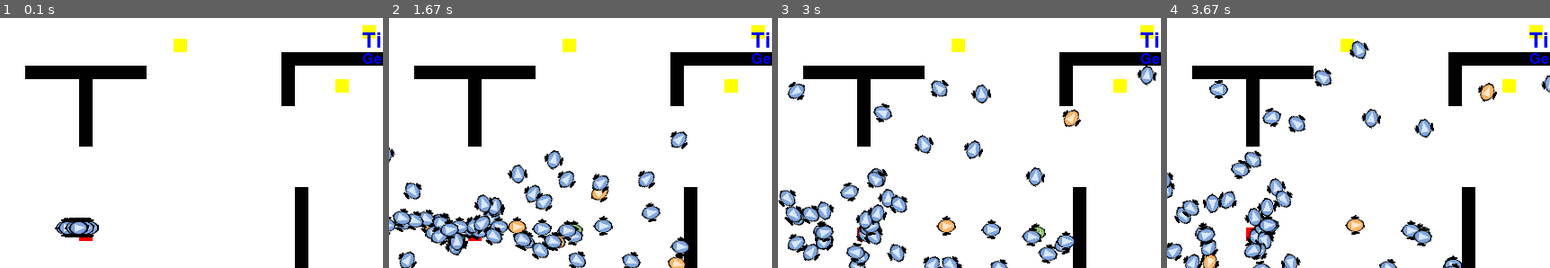
Above: before the commit, frames 1-4 (left to right).
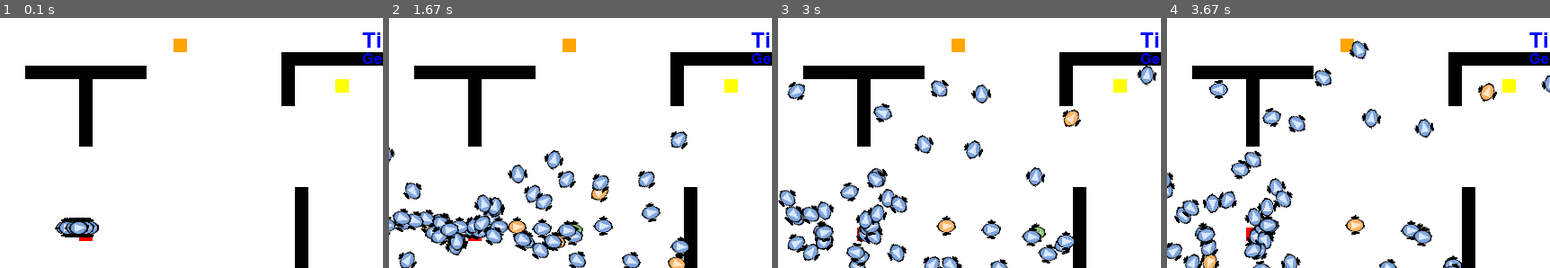
Above: after the commit, the same moments.

Repository: AnishJadoe/bioinspired
Game: pygame game, started from bioinspired/main.py
The game is run twice, just before and just after one commit, with the same random seed, the same clock (stepped at 60 frames per second) and the same inputs.
Inputs:
- Up to frame 1 (0.1 s): no input
- Up to frame 2 (1.67 s): no input
- Up to frame 3 (3 s): no input
- Up to frame 4 (3.67 s): no input
The pictures show only the part of the screen within x 38-88%, y 3-53%; the shares and areas given below are measured in that part.

The runs differ from the first frame. In frame 1, 0.3% of the frame differs, in the area x 45-99%, y 2-14%; in frame 2, 0.3%; in frame 3, 0.3%; in frame 4, 0.3%.

Commit message:
Added Endpos and saving itermediate runs

Diff:
--- a/bioinspired/main.py
+++ b/bioinspired/main.py
@@ -9,7 +9,7 @@
 # seeds = [30,42,50,70,80,100]
 seeds = [30]
 epochs = 250
-time = 30 * 1000 # milliseconds
+time = 60 * 1000 # milliseconds
 n_robots = 80
 ls_cross_rate = [1]
 ls_mut_rate = [0.8]
@@ -24,8 +24,6 @@
                 run_time=time,
                 cross_rate=cross_rate,
                 mut_rate=mut_rate,
+                seed=seed
             )
             GA.run()
-            FOLDER = f"saved_runs/n_robots_{n_robots}/epochs_{epochs}/epoch_time_{time}/seed_{seed}/neurons_{N_HIDDEN}"
-            GA.save_run(folder=FOLDER,
-                        run_name=f"{mut_rate}mut_{cross_rate}cross.pkl")
--- a/bioinspired/single_run.py
+++ b/bioinspired/single_run.py
@@ -4,7 +4,7 @@
 from src.utility.run_simulation import single_agent_run
 from src.utility.functions import load_GAs
 
-FOLDER = r"saved_runs\n_robots_80\epochs_120\epoch_time_35000\seed_30\neurons_3"
+FOLDER = r"saved_runs\n_robots_80\epochs_250\epoch_time_40000\seed_30\neurons_3"
 wm = WorldMap(skeleton_file="bioinspired/src/world_map/maps/follow_token_map.txt", map_width=60, map_height=40, tile_size=15)
 
 GAs = []
--- a/bioinspired/src/robot/robot.py
+++ b/bioinspired/src/robot/robot.py
@@ -40,17 +40,17 @@
     return closest_index
 
 class Robot:
-    def __init__(self,  startpos, width, chromosome, token_locations, special_flag,robot_id=1):
+    def __init__(self,  startpos,endpos, width, chromosome, token_locations, special_flag,robot_id=1):
         self.id = robot_id + 1
         self.chromosome = chromosome
         self.controller = NeuralNet(n_inputs=N_INPUTS,n_outputs=N_OUTPUTS,n_hidden=N_HIDDEN,chromosome=self.chromosome)
         self.m2p = 3779.52  # meters 2 pixels
         self.w = width * 20
         self.tokens_locations = token_locations
-
         self.init_pos = startpos
         self.x = startpos[0]
         self.y = startpos[1]
+        self.endpos = endpos
         self.vx = 0
         self.vy = 0
         self.current_cell = (self.x // CELL_SIZE, self.y // CELL_SIZE)
@@ -58,6 +58,9 @@
         self.delta_y = 0 # difference between current y and desired y
         self.error_to_goal = 0
         self.theta = 0
+
+        self.found_all_tokens = False
+        self.reached_end = False
 
         self.vl = 0
         self.vr = 0
@@ -264,18 +267,21 @@
 
     def get_reference_position(self):
 
-        if self.need_next_token:
+        if self.need_next_token and not self.found_all_tokens:
             closest_cell_index = find_closest_cell((self.x // CELL_SIZE, self.y // CELL_SIZE), self.tokens_locations)
             self.next_token = self.tokens_locations[closest_cell_index]
             self.shortest_route = round(calc_distance((self.x ,self.y), (self.next_token.x,self.next_token.y)))
             self.need_next_token = False
+        elif self.found_all_tokens:
+            self.next_token = self.endpos
+            self.shortest_route = round(calc_distance((self.x ,self.y), (self.next_token.x,self.next_token.y)))
+            self.need_next_token = False
 
         self.delta_x = round(self.next_token.x - self.x)
         self.delta_y = round(self.next_token.y - self.y)
         self.error_to_goal = bound(np.hypot(self.delta_x,self.delta_y) / self.shortest_route,0,2)
         self.closeness.append( 1 - self.error_to_goal)
-        # if len(self.ls_pos_error) > 1:
-        #     self.ls_diff_pos_error.append(self.ls_pos_error[-1] - self.ls_pos_error[-2])
+
 
         if self.next_token not in self.tokens_locations:
             self.need_next_token = True
@@ -283,17 +289,12 @@
 
     def update_state(self):
         self.get_reference_position()
-        # norm = np.linalg.norm(np.array([self.delta_x,self.delta_y]))
         error = round(self.error_to_goal,2)
-        posx = round(self.x/MAP_SIZE[0],2)
-        posy = round(self.y/MAP_SIZE[1],2)
         vl = round(self.vl/self.maxspeed,2)
         vr = round(self.vr/self.maxspeed,2)
         theta = round(self.theta/math.pi,2)
         omega = round(self.omega/(2*math.pi))
         self.state = np.array([vl,vr,error,theta,omega, *self.sensor[1:]]).reshape(-1,1)
-        # if self.id == 1:
-        #     print(self.state)
         return
 
     def get_tokens(self, t):
@@ -301,6 +302,10 @@
         Function to check if we have collided with a token, when this happens the
         robot obtains a token
         '''
+        if len(self.tokens_locations) == 0:
+            # Found all Tokens
+            self.found_all_tokens = True
+            return
         token_collected = self.hitbox.collidelist(self.tokens_locations)
         if token_collected == -1:
             return self.next_token
@@ -309,6 +314,15 @@
             self.time_stamps.append(t)
             self.tokens_locations.pop(token_collected)
         return self.next_token
+
+    def get_end_tile(self):
+        found_end_tile = self.hitbox.collidelist([self.endpos])
+        if found_end_tile == -1:
+            return
+        else:
+            print("Found the final tile!!")
+            self.reached_end = True
+
 
     def move(self, wall_collided, dt, event=None, auto=False):
         self.ls_x.append(self.x)
@@ -401,6 +415,7 @@
             # + len(self.visited_cells)*0.3
             + closeness*w_closeness
             + self.collision*w_collisions
+            + 1000*self.reached_end
             # - sum(self.ls_pos_error)*0.1
             # - self.same_cell*0.05
             # - 3*(self.dist_travelled/self.m2p)
--- a/bioinspired/src/runners/genetic_algorithm.py
+++ b/bioinspired/src/runners/genetic_algorithm.py
@@ -15,7 +15,7 @@
     parameters can be changed as needed
     """
 
-    def __init__(self, n_robots, epochs, run_time, cross_rate, mut_rate):
+    def __init__(self, n_robots, epochs, run_time, cross_rate, mut_rate, seed):
         """Initialization of the class
 
         Args:
@@ -32,6 +32,7 @@
         self.best_agent = self.pop[0]
         self.gen = 1
         self.run_time = run_time
+        self.seed = seed
 
         self.best_fitness = [10,9,8,7,6,5,4,3,2]
         self.best_individuals = list()
@@ -213,6 +214,10 @@
             self.pop = children[:self.n_robots+1]
             self.gen += 1
             print(f"Size of cache is {cache_size_kb()/1000} MB")
+            if self.gen % 10 == 0: # Save every 10 generations
+                self.save_run()
+
+        self.save_run()
 
         return
 
@@ -233,8 +238,10 @@
 
         self.results[self.gen] = results_this_gen
 
-    def save_run(self, folder, run_name):
+    def save_run(self):
         self.world_map = []  # Can't save pygame surface
+        folder = f"saved_runs/n_robots_{self.n_robots}/epochs_{self.gen}/epoch_time_{self.run_time}/seed_{self.seed}/neurons_{N_HIDDEN}"
+        run_name = f"{self.mut_rate}mut_{self.cross_rate}cross.pkl"
         os.makedirs(folder, exist_ok=True)
         with open(f"{folder}/{run_name}", "wb") as f:
             pickle.dump(self, f)
--- a/bioinspired/src/utility/run_simulation.py
+++ b/bioinspired/src/utility/run_simulation.py
@@ -67,7 +67,7 @@
         else:
             special = False
         ls_robots.append(
-            Robot(robot_id=i, startpos=(wm.start_pos.x, wm.start_pos.y), width=20,
+            Robot(robot_id=i, startpos=(wm.start_pos.x, wm.start_pos.y), endpos=wm.end_pos, width=20,
                   chromosome=pop[i], token_locations=wm.tokens.copy(), special_flag=special)
         )
 
@@ -95,6 +95,8 @@
             token_to_collect = robot.get_tokens(timestamp)
             if token_to_collect not in tokens_collected:
                 tokens_collected.append(token_to_collect)
+            if robot.found_all_tokens:
+                robot.get_end_tile()
             robot.move(robot.get_collision(nearby_obstacles), dt, auto=True)
             robot.draw(wm.surf)
 
--- a/bioinspired/src/world_map/maps/follow_token_map.txt
+++ b/bioinspired/src/world_map/maps/follow_token_map.txt
@@ -1,8 +1,8 @@
 ************************************************************
 ************************************************************
 **--------------------------------------------------------**
-**------------------------------------------------T-------**
-**----------------------------------T---------------------**
+**--------------------------------------------------------**
+**----------------------------------E---------------------**
 **------------------------------------------*********-----**
 **-----------------------*********----------*-------*-----**
 **---------------------------*--------------*---T---*-----**
--- a/bioinspired/src/world_map/txt_to_map.py
+++ b/bioinspired/src/world_map/txt_to_map.py
@@ -63,6 +63,10 @@
                     self._draw_start_position(obj)
                     self.start_pos = obj
                     self.binary_map[x][y] = 0
+                if char == "E":
+                    self._draw_end_position(obj)
+                    self.end_pos = obj
+                    self.binary_map[x][y] = 0
         return
 
     def _draw_wall(self, obj):
@@ -77,10 +81,14 @@
     def _draw_start_position(self, obj: pygame.Rect):
         pygame.draw.rect(self.surf, RED, obj)
 
+    def _draw_end_position(self, obj):
+        pygame.draw.rect(self.surf, ORANGE, obj)
+
     def update_map(self):
 
         self.surf.fill(WHITE)
         self._draw_start_position(self.start_pos)
+        self._draw_end_position(self.end_pos)
         for wall in self.walls:
             self._draw_wall(wall)
         for token in self.tokens:
